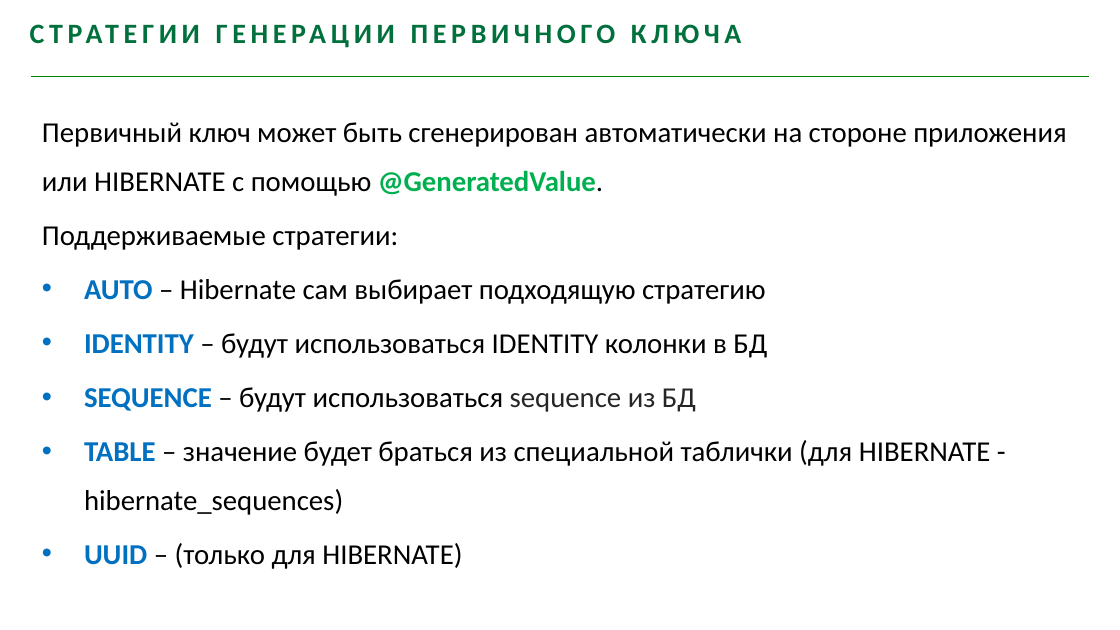
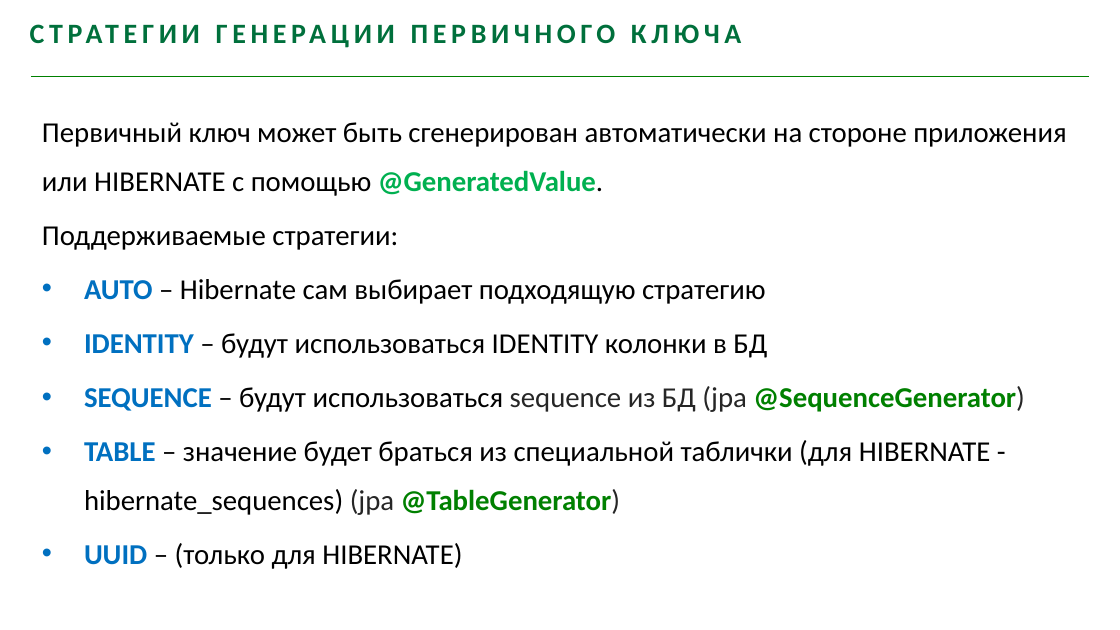
Before and after one commit to youhavebeenforked/JavaSchoolCourse, a slide deck: slide 15 of lessons/18_Hibernate/Hibernate.pptx. Drawn at 1120x630 pixels with LibreOffice and Linux fonts; fonts in the diff are those of the drawing; background and template pictures are left out. Boxes give left, top, right and bottom in pixels: in the first picture for what was removed or moved away, otherwise in the second. Text is boxed around its words. In the diff, an @@ line names an element or a change of style, - is before the commit and + after.

```diff
--- a/lessons/18_Hibernate/Hibernate.pptx
+++ b/lessons/18_Hibernate/Hibernate.pptx
@@ text at <box>84,386,1024,515</box>: text changed @@
-• SEQUENCE – будут использоваться sequence из БД
-• TABLE – значение будет браться из специальной таблички (для HIBERNATE - hibernate_sequences)
+• SEQUENCE – будут использоваться sequence из БД (jpa @SequenceGenerator)
+• TABLE – значение будет браться из специальной таблички (для HIBERNATE - hibernate_sequences) (jpa @TableGenerator)
```
Also in this commit, not shown: 2 other slides changed, 1 other file.
